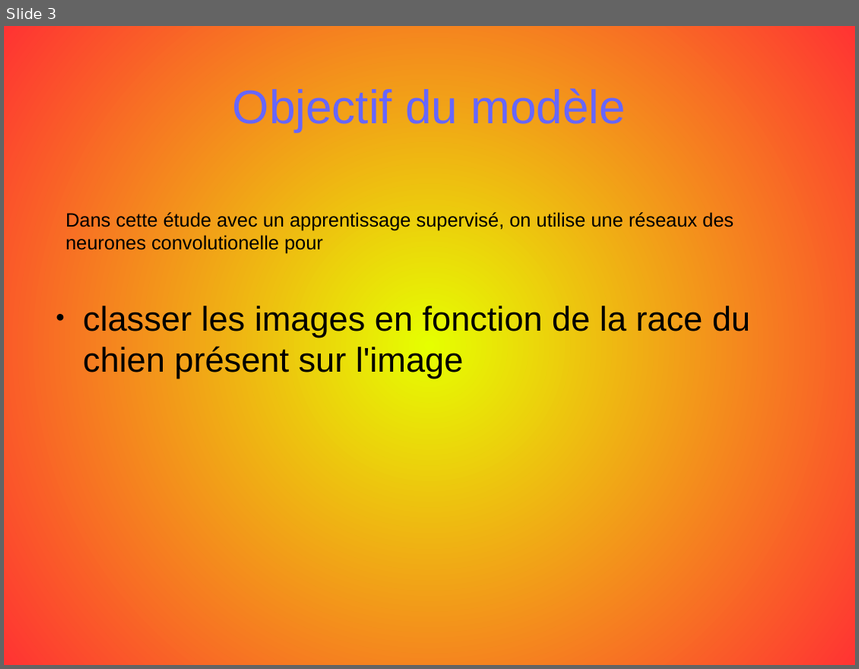
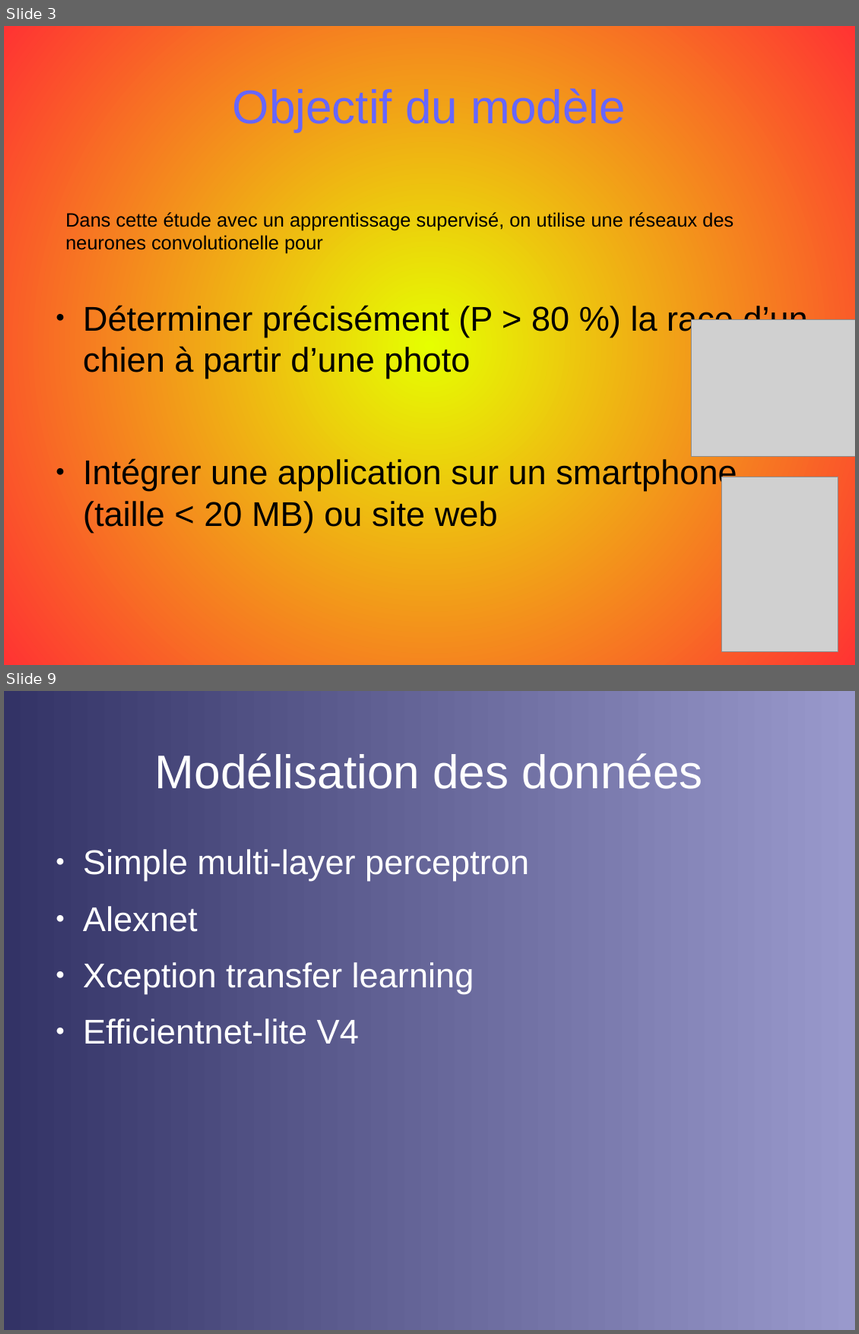
Before and after one commit to opsabarsec/Dog-pictures-classification-by-Deep-Learning, a slide deck: documentation/presentation/P6_presentation.odp. Shown one above the other, each under a label of ours: slide 3 before the commit, slides 3 and 9 after it; the slides between them are not shown. The pictures are 859x669 and 859x1334 pixels, drawn with LibreOffice and Linux fonts; fonts in the diff are those of the drawing; grey boxes stand for pictures. Boxes give left, top, right and bottom in pixels: in the first picture for what was removed or moved away, otherwise in the second. Text is boxed around its words. In the diff, an @@ line names an element or a change of style, - is before the commit and + after.

```diff
--- a/documentation/presentation/P6_presentation.odp
+++ b/documentation/presentation/P6_presentation.odp
@@ slide 9 added at <box>4,691,855,1330</box>, background gradient #333366 to #9999CC @@
@@ title added at <box>155,753,703,789</box>, 44 pt, text #FFFFFF @@
+Modélisation des données
@@ text added at <box>83,849,529,1044</box>, 32 pt, text #FFFFFF @@
+● Simple multi-layer perceptron
+● Alexnet
+● Xception transfer learning
+● Efficientnet-lite V4
@@ slide 3 changed as well @@
@@ text at <box>83,303,808,532</box>: text changed @@
-● classer les images en fonction de la race du chien présent sur l'image
+● Déterminer précisément (P > 80 %) la race d’un chien à partir d’une photo
+● Intégrer une application sur un smartphone (taille < 20 MB) ou site web
@@ picture added at <box>692,319,855,456</box> @@
@@ picture added at <box>721,477,838,651</box> @@
```
Also in this commit, not shown: 2 other slides changed, 11 other slides added, 3 other files.
